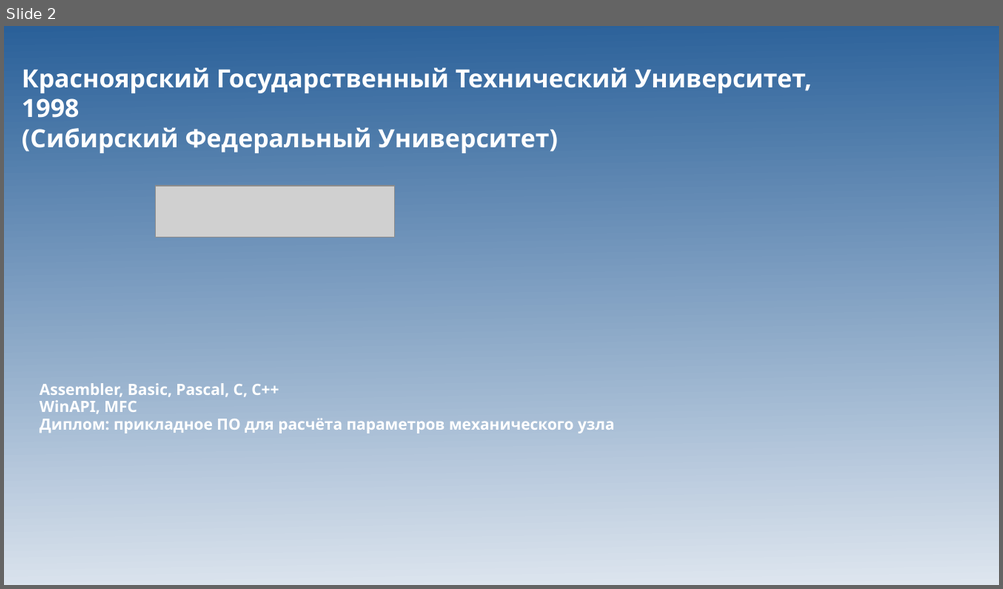
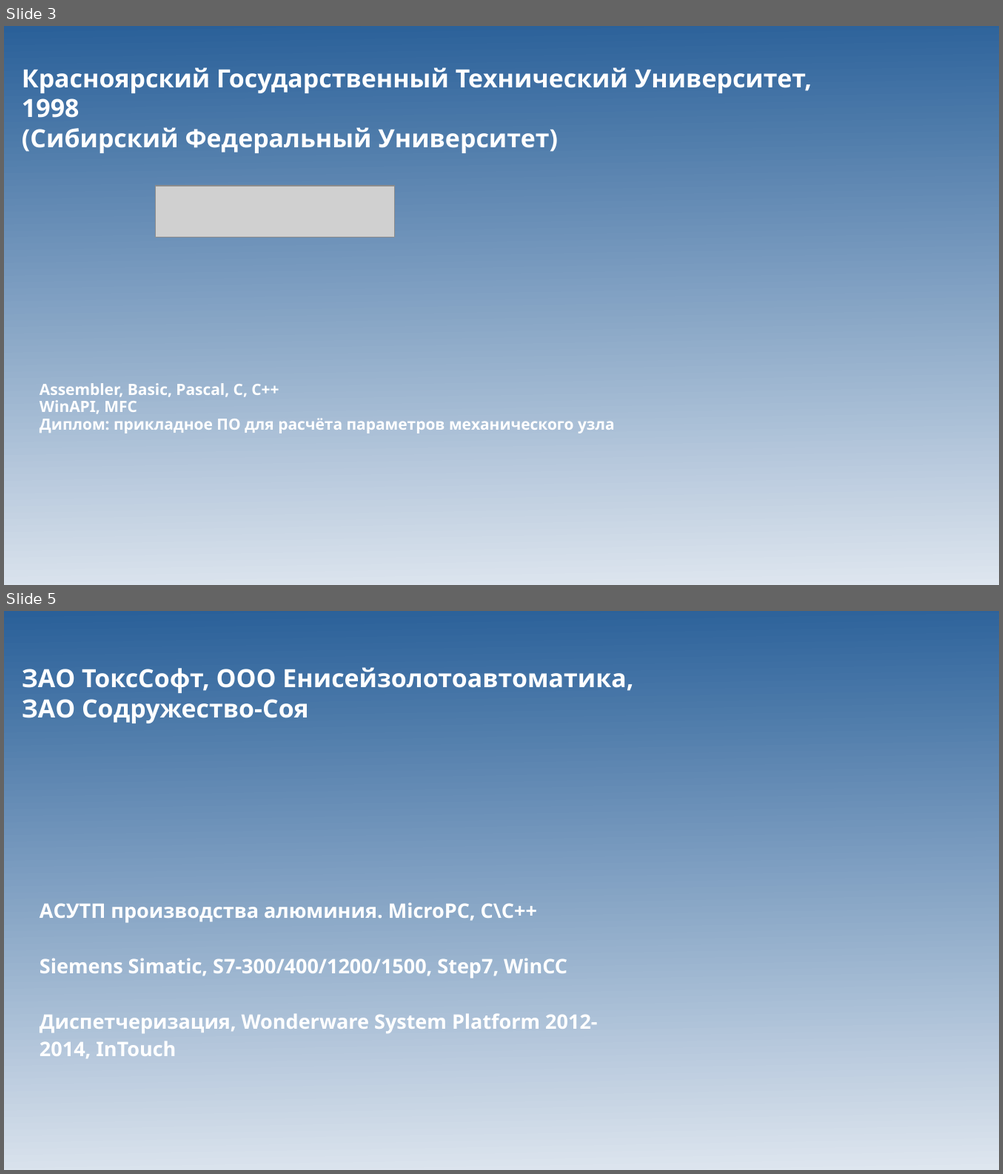
Before and after one commit to taker1974/tk-resume, a slide deck: SelfPresenting-Terskikh-KN-Java.odp. Shown one above the other, each under a label of ours: slide 2 before the commit, slides 3 and 5 after it; the slides between them are not shown. The pictures are 1003x589 and 1003x1174 pixels, drawn with LibreOffice and Linux fonts; fonts in the diff are those of the drawing; grey boxes stand for pictures. Boxes give left, top, right and bottom in pixels: in the first picture for what was removed or moved away, otherwise in the second. Text is boxed around its words. In the diff, an @@ line names an element or a change of style, - is before the commit and + after.

```diff
--- a/SelfPresenting-Terskikh-KN-Java.odp
+++ b/SelfPresenting-Terskikh-KN-Java.odp
@@ slide 5 added at bbox=[4, 611, 999, 1170], background gradient #2A6099 to #DEE6EF @@
@@ title added at bbox=[22, 667, 633, 723], 20 pt, text #FFFFFF, bold @@
+ЗАО ТоксСофт, ООО Енисейзолотоавтоматика,
+ЗАО Содружество-Соя
@@ subtitle added at bbox=[40, 903, 597, 1059], 16 pt, text #FFFFFF, bold @@
+АСУТП производства алюминия. MicroPC, C\C++
+Siemens Simatic, S7-300/400/1200/1500, Step7, WinCC
+Диспетчеризация, Wonderware System Platform 2012-2014, InTouch
@@ what was slide 2 is now slide 3 @@
```
Also in this commit, not shown: 1 slide changed, 3 other slides added, 18 other files.
